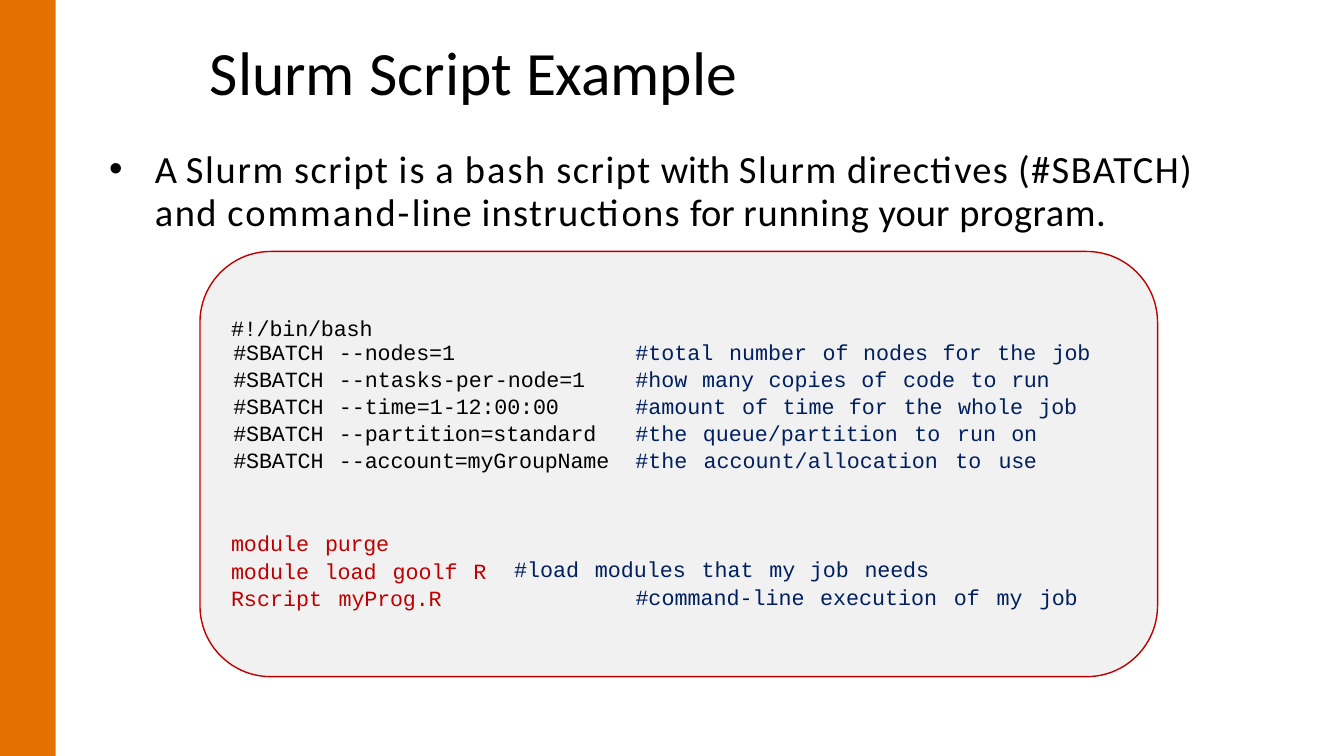
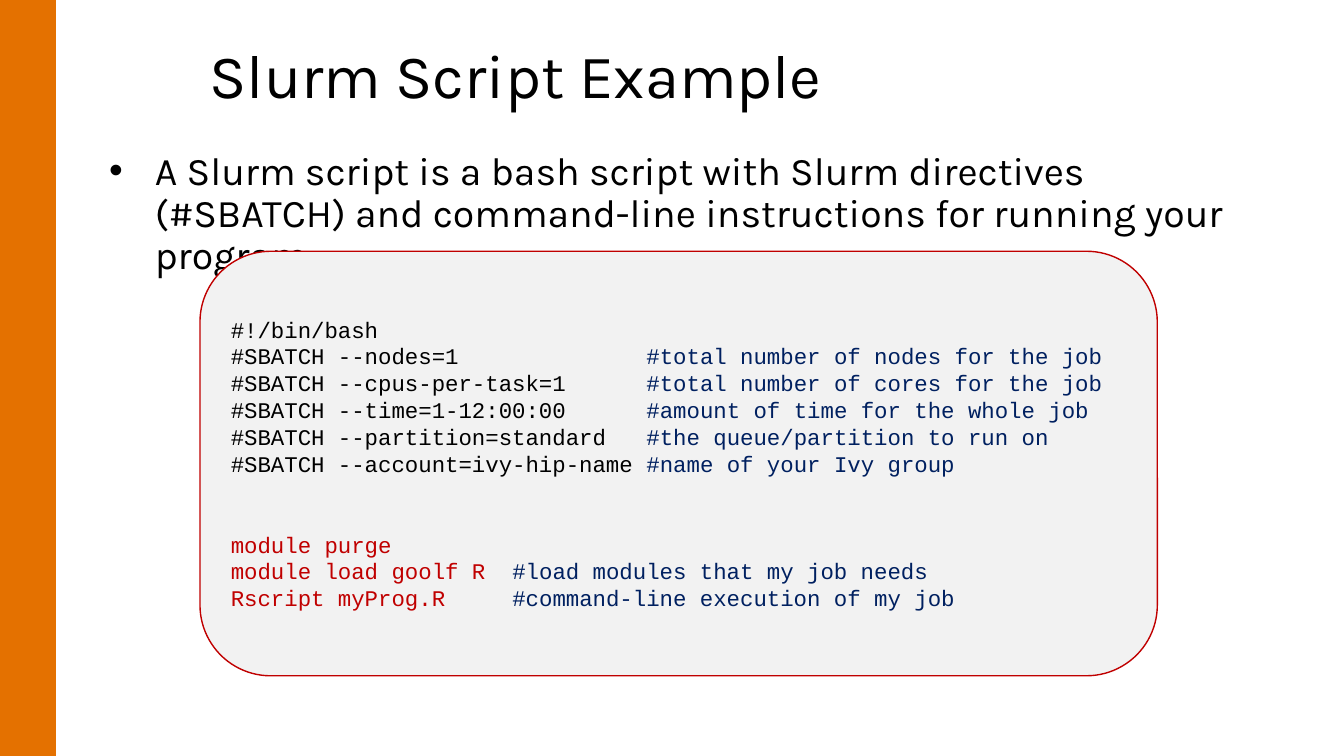
Before and after one commit to uvarc/rc-learning, a slide deck: slide 34 of content/notes/rio-intro/rio-intro.pptx (slide 23 before the commit). Drawn at 1344x756 pixels with LibreOffice and Linux fonts; fonts in the diff are those of the drawing; background and template pictures are left out. Boxes give left, top, right and bottom in pixels: in the first picture for what was removed or moved away, otherwise in the second. Text is boxed around its words. In the diff, an @@ line names an element or a change of style, - is before the commit and + after.

```diff
--- a/content/notes/rio-intro/rio-intro.pptx
+++ b/content/notes/rio-intro/rio-intro.pptx
@@ title "Slurm Script Example" at (x1=210, y1=55, x2=821, y2=113): font Calibri to Karla; letter spacing -0.1 to 0 pt in "Example"; indent changed; line spacing 1 to 0.9; less space between paragraphs @@
@@ text "A Slurm script is a ..." at (x1=155, y1=158, x2=1223, y2=279): size 27.5 to 28 pt, font Calibri to Karla; letter spacing 1.2 to 0 pt in "Slurm Slurm"; letter spacing 1.1 to 0 pt in "script script (#SBATCH) and"; letter spacing 1.6 to 0 pt in "is a bash"; letter spacing 0.8 to 0 pt in "directives"; letter spacing 1.4 to 0 pt, letter spacing 0.7 to 0 pt in "command-line"; letter spacing 0.9 to 0 pt in "instructions"; letter spacing 0.6 to 0 pt in "running"; letter spacing 0.4 to 0 pt in "program."; indent changed; line spacing 30.8pt to 0.9; more space between paragraphs @@
@@ freeform shape removed at (x1=200, y1=251, x2=1157, y2=677) @@
@@ freeform shape removed at (x1=200, y1=251, x2=1157, y2=677) @@
@@ rounded rectangle added at (x1=200, y1=251, x2=1157, y2=676), fill #F2F2F2, outline #C00000 1 pt, 16 pt, text #002060 @@
+#!/bin/bash
+#SBATCH --nodes=1 #total number of nodes for the job
+#SBATCH --cpus-per-task=1 #total number of cores for the job
+#SBATCH --time=1-12:00:00 #amount of time for the whole job
+#SBATCH --partition=standard #the queue/partition to run on
+#SBATCH --account=ivy-hip-name #name of your Ivy group
+module purge
+module load goolf R #load modules that my job needs
+Rscript myProg.R #command-line execution of my job
@@ text removed at (x1=231, y1=320, x2=373, y2=337) @@
-#!/bin/bash
@@ table removed at (x1=228, y1=344, x2=1098, y2=477), 5 rows, 3 columns @@
-#SBATCH | --nodes=1 | #total number of nodes for the job
-#SBATCH | --ntasks-per-node=1 | #how many copies of code to run
-#SBATCH | --time=1-12:00:00 | #amount of time for the whole job
-#SBATCH | --partition=standard | #the queue/partition to run on
-#SBATCH | --account=myGroupName | #the account/allocation to use
@@ text removed at (x1=231, y1=536, x2=486, y2=611) @@
-module purge
-module load goolf R Rscript myProg.R
@@ text removed at (x1=514, y1=562, x2=1077, y2=610) @@
-#load modules that my job needs
-#command-line execution of my job
```
Also in this commit, not shown: 26 other slides changed, 13 slides added, 3 slides removed, 1 other file.
